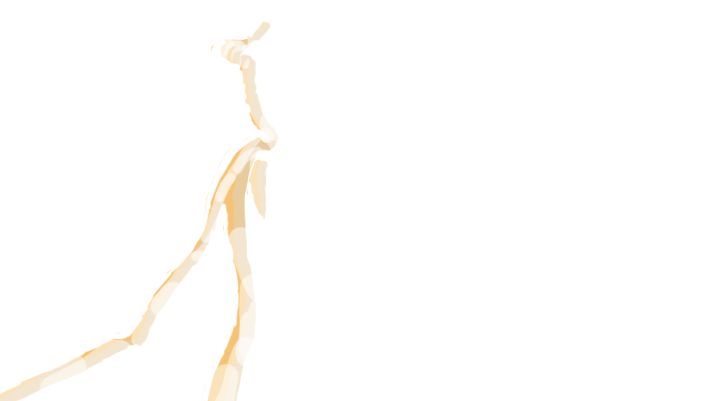
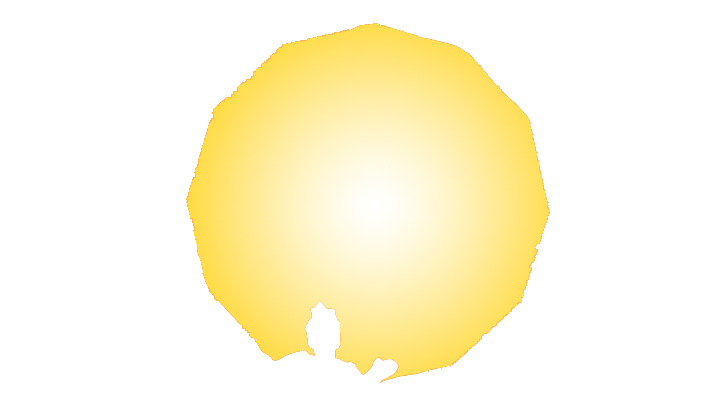
Layers edited between the first and the second 711px x 401px image:
hid "Camada 10" over [0,21,279,401]
hid "Camada 5" over [0,21,550,401]
added layer "Preenchimento Degradê 1" above "Preenchimento Gradiente 1 copiar" over [186,23,550,384]
added layer "Preenchimento Gradiente 1 copiar" above "Preenchimento Gradiente 1" over [186,23,550,384]
